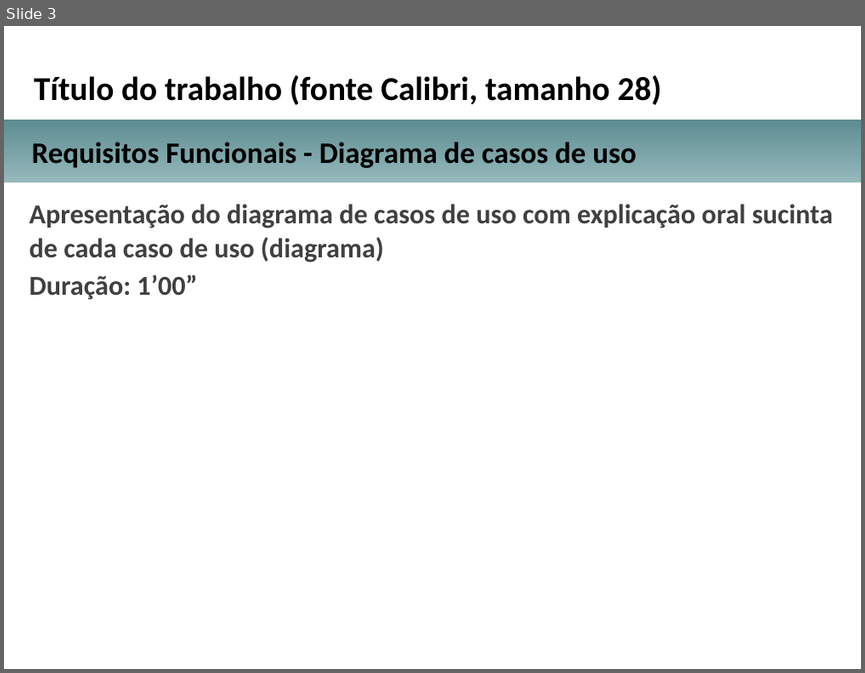
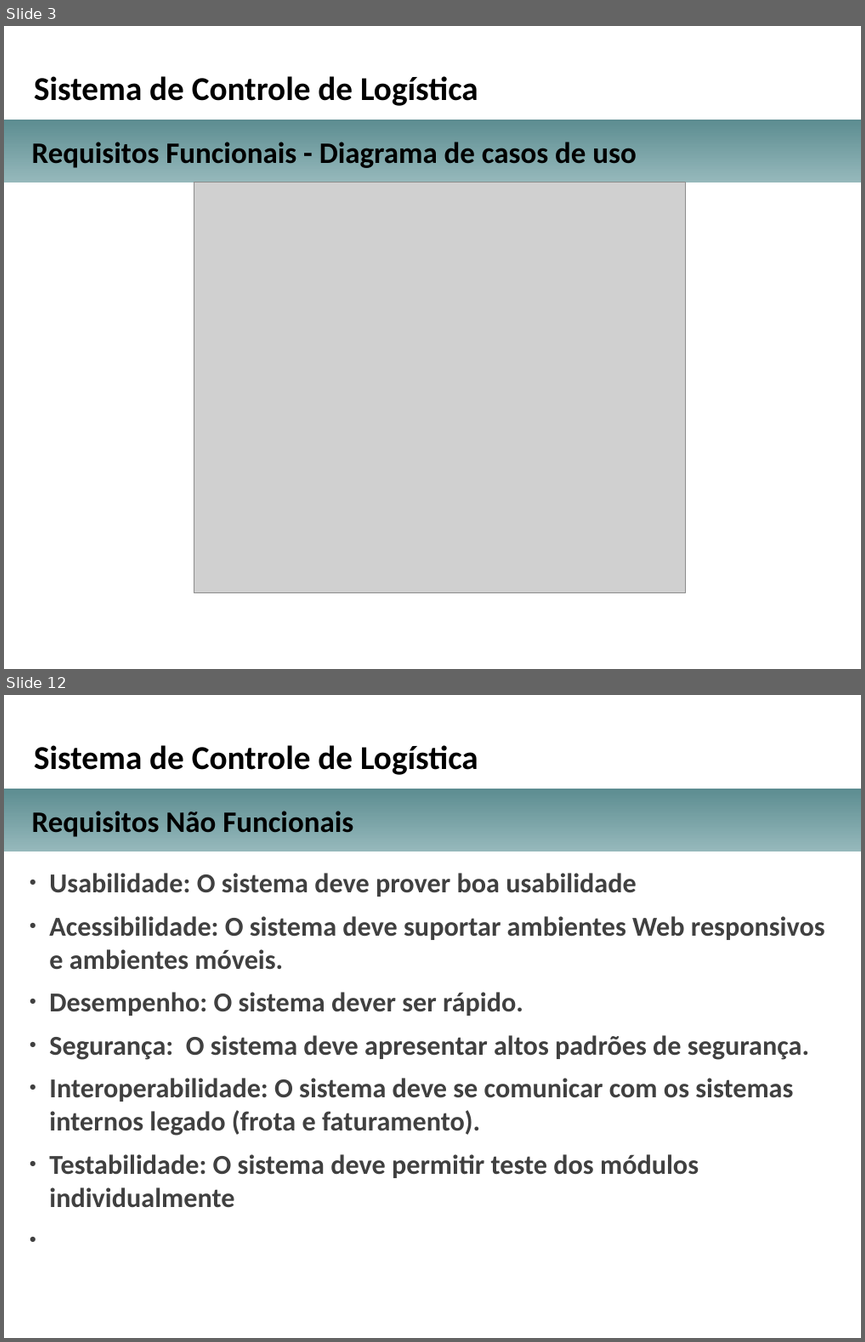
Before and after one commit to alecarl/pucminas-arq-tcc, a slide deck: Projeto Arquitetural/TCC_Apresentacao_projeto_arquitetural.pptx. Shown one above the other, each under a label of ours: slide 3 before the commit, slides 3 and 12 after it; the slides between them are not shown. The pictures are 865x673 and 865x1342 pixels, drawn with LibreOffice and Linux fonts; fonts in the diff are those of the drawing; grey boxes stand for pictures; background and template pictures are left out. Boxes give left, top, right and bottom in pixels: in the first picture for what was removed or moved away, otherwise in the second. Text is boxed around its words. In the diff, an @@ line names an element or a change of style, - is before the commit and + after.

Commit message:
Trabalho dia 12/08/2018 - 17:23

```diff
--- a/Projeto Arquitetural/TCC_Apresentacao_projeto_arquitetural.pptx
+++ b/Projeto Arquitetural/TCC_Apresentacao_projeto_arquitetural.pptx
@@ slide 12 added at <box>4,695,861,1338</box>, background picture (left out) @@
@@ text added at <box>34,745,478,775</box>, 28 pt, text #000000, bold @@
+Sistema de Controle de Logística
@@ rectangle added at <box>4,789,861,851</box>, fill gradient #95B8BB to #5D8D91 @@
@@ text added at <box>32,811,353,837</box>, 25 pt, text #000000, bold @@
+Requisitos Não Funcionais
@@ text added at <box>49,873,825,1207</box>, 23 pt, text #404040, bold @@
+● Usabilidade: O sistema deve prover boa usabilidade
+● Acessibilidade: O sistema deve suportar ambientes Web responsivos e ambientes móveis.
+● Desempenho: O sistema dever ser rápido.
+● Segurança: O sistema deve apresentar altos padrões de segurança.
+● Interoperabilidade: O sistema deve se comunicar com os sistemas internos legado (frota e faturamento).
+● Testabilidade: O sistema deve permitir teste dos módulos individualmente
@@ slide 3 changed as well @@
@@ text at <box>34,76,478,106</box>: text changed @@
-Título do trabalho (fonte Calibri, tamanho 28)
+Sistema de Controle de Logística
@@ text removed at <box>30,204,833,300</box> @@
-Apresentação do diagrama de casos de uso com explicação oral sucinta de cada caso de uso (diagrama)
-Duração: 1’00”
@@ picture added at <box>194,182,685,592</box> @@
```
Also in this commit, not shown: 3 other slides changed, 12 other slides added, 5 slides removed, 1 other file.
